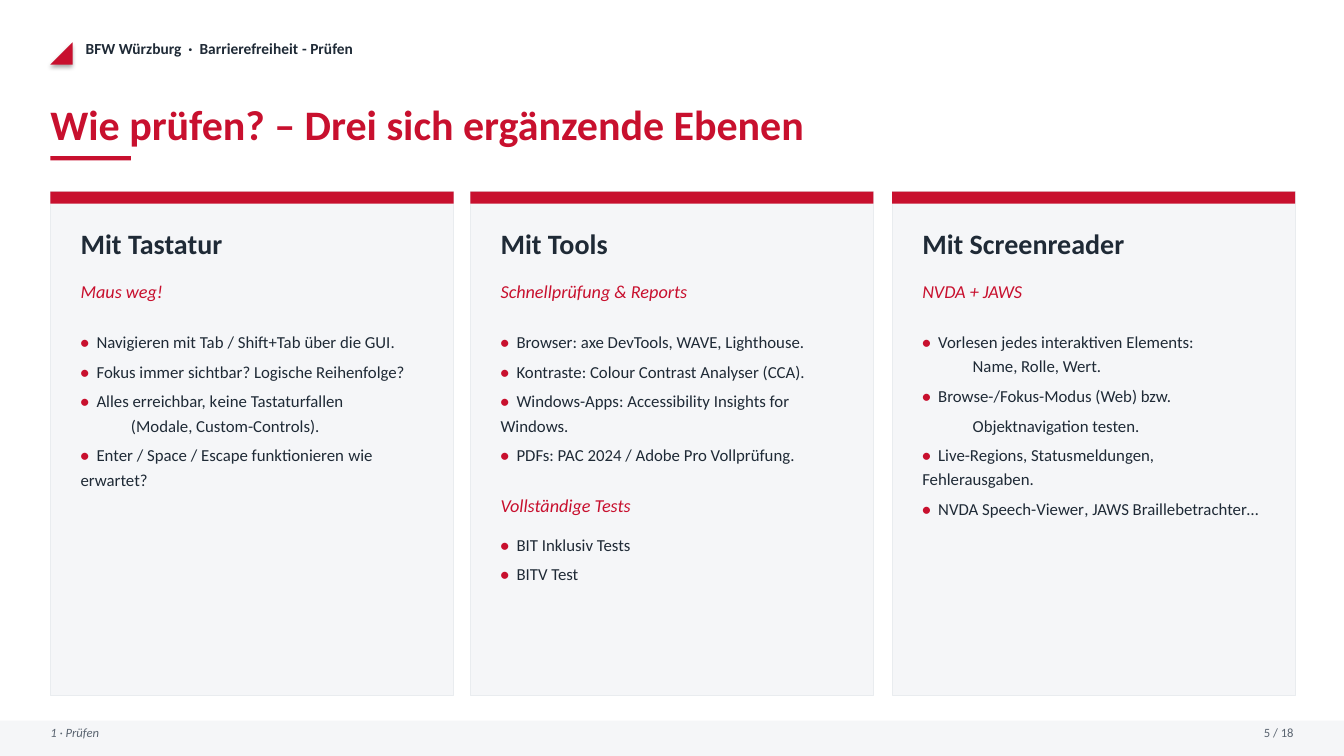
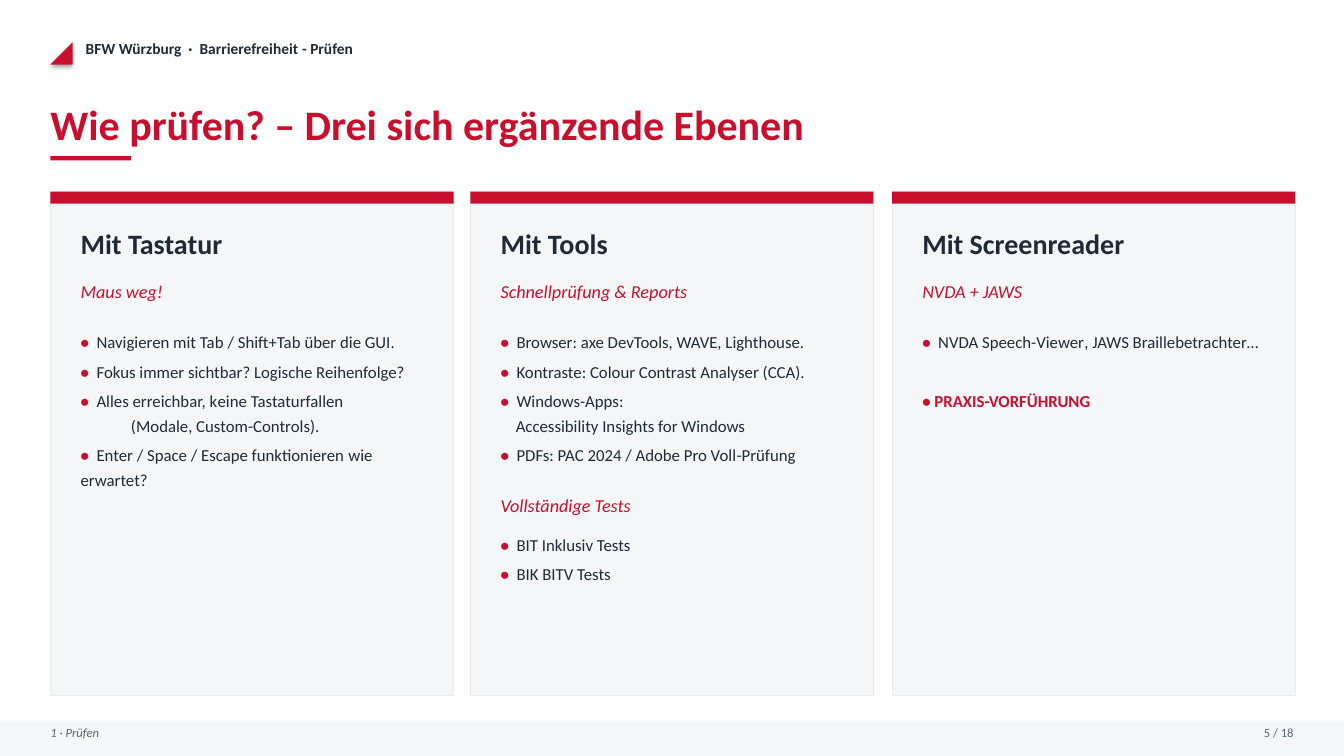
Before and after one commit to EH-BFW/BarrierefreiheitsDemos, a slide deck: slide 5 of Praesentation_Barrierefreiheit.pptx. Drawn at 1344x756 pixels with LibreOffice and Linux fonts; fonts in the diff are those of the drawing. Boxes give left, top, right and bottom in pixels: in the first picture for what was removed or moved away, otherwise in the second. Text is boxed around its words. In the diff, an @@ line names an element or a change of style, - is before the commit and + after.

Commit message:
Update presentation file for accessibility improvements

```diff
--- a/Praesentation_Barrierefreiheit.pptx
+++ b/Praesentation_Barrierefreiheit.pptx
@@ text at [922, 336, 1193, 488]: paragraphs removed @@
-• Vorlesen jedes interaktiven Elements:
-Name, Rolle, Wert.
-• Browse-/Fokus-Modus (Web) bzw.
-Objektnavigation testen.
-• Live-Regions, Statusmeldungen, Fehlerausgaben.
@@ text at [516, 395, 796, 464]: text changed @@
-• Windows-Apps: Accessibility Insights for Windows.
-• PDFs: PAC 2024 / Adobe Pro Vollprüfung.
+• Windows-Apps:
+Accessibility Insights for Windows
+• PDFs: PAC 2024 / Adobe Pro Voll-Prüfung
@@ text at [934, 394, 1090, 407]: paragraph added @@
+• PRAXIS-VORFÜHRUNG
@@ text at [517, 569, 611, 580]: text changed @@
-• BITV Test
+• BIK BITV Tests
```
Also in this commit, not shown: 12 other slides changed, 1 slide removed.
